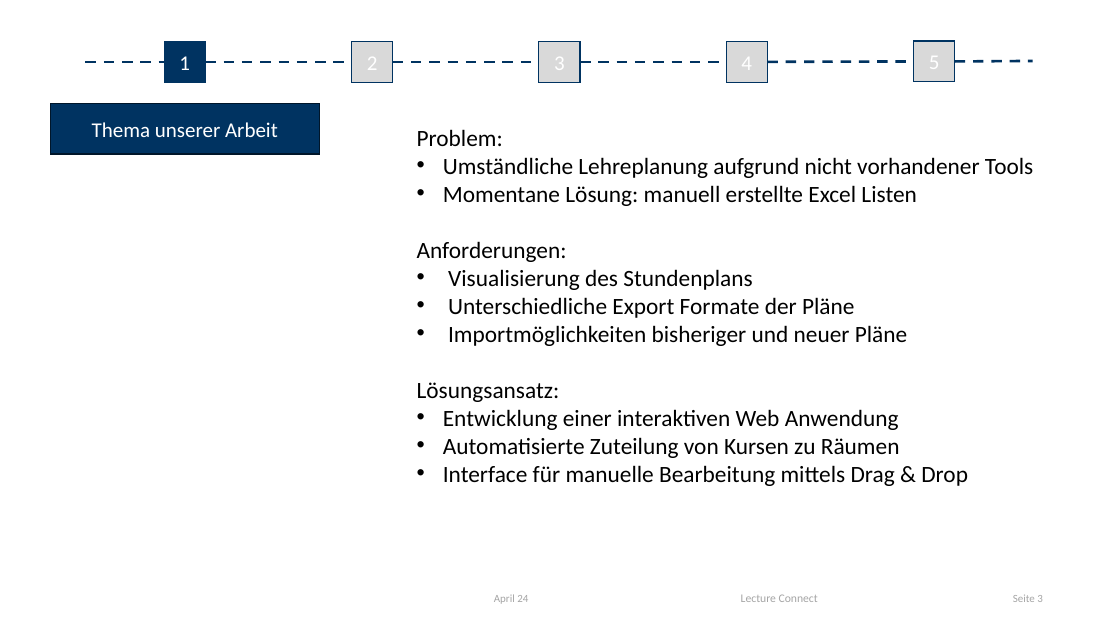
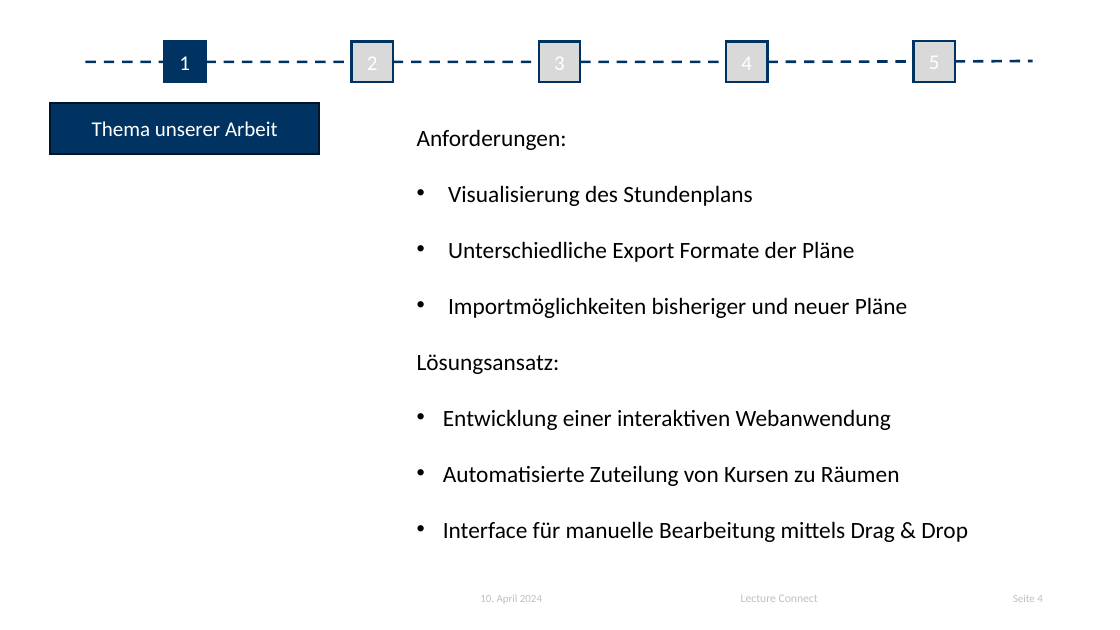
Before and after one commit to Darkuna/Lecture-Connect, a slide deck: slide 4 of Doku/Initiale Präsentation/pp-uniinnsbruck-vorlage-de-en-2023.pptx (slide 3 before the commit). Drawn at 1120x630 pixels with LibreOffice and Linux fonts; fonts in the diff are those of the drawing; background and template pictures are left out. Boxes give left, top, right and bottom in pixels: in the first picture for what was removed or moved away, otherwise in the second. Text is boxed around its words. In the diff, an @@ line names an element or a change of style, - is before the commit and + after.

```diff
--- a/Doku/Initiale Präsentation/pp-uniinnsbruck-vorlage-de-en-2023.pptx
+++ b/Doku/Initiale Präsentation/pp-uniinnsbruck-vorlage-de-en-2023.pptx
@@ rectangle "Thema unserer Arbeit" at <box>50,103,319,155</box>: outline #00162B 1 pt to #00162A 2 pt @@
@@ text at <box>417,129,1033,206</box>: paragraphs removed @@
-Problem:
-• Umständliche Lehreplanung aufgrund nicht vorhandener Tools
-• Momentane Lösung: manuell erstellte Excel Listen
@@ text at <box>443,409,891,430</box>: text changed @@
-• Entwicklung einer interaktiven Web Anwendung
+• Entwicklung einer interaktiven Webanwendung
@@ text at <box>480,595,542,602</box>: text changed; size 9.3 to 9.4 pt; text colour #A5A5A5 to #C0C0C0 @@
-April 24
+10. April 2024
@@ text "Lecture Connect" at <box>741,595,818,602</box>: text colour #A5A5A5 to #C0C0C0 @@
@@ page number at <box>1013,595,1043,602</box>: text changed; size 9.3 to 9.4 pt; text colour #A5A5A5 to #C0C0C0 @@
-Seite 3
+Seite 4
```
Also in this commit, not shown: 11 other slides changed, 1 slide added, 1 other file.
